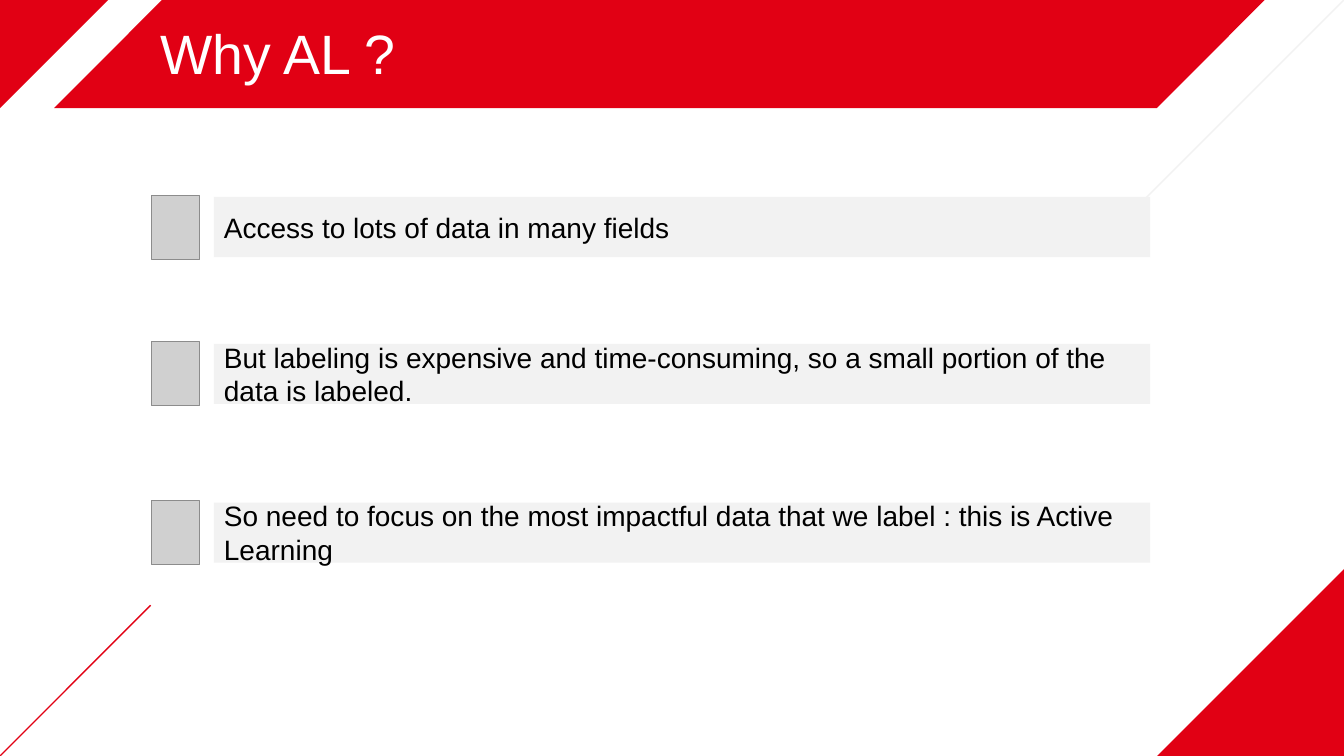
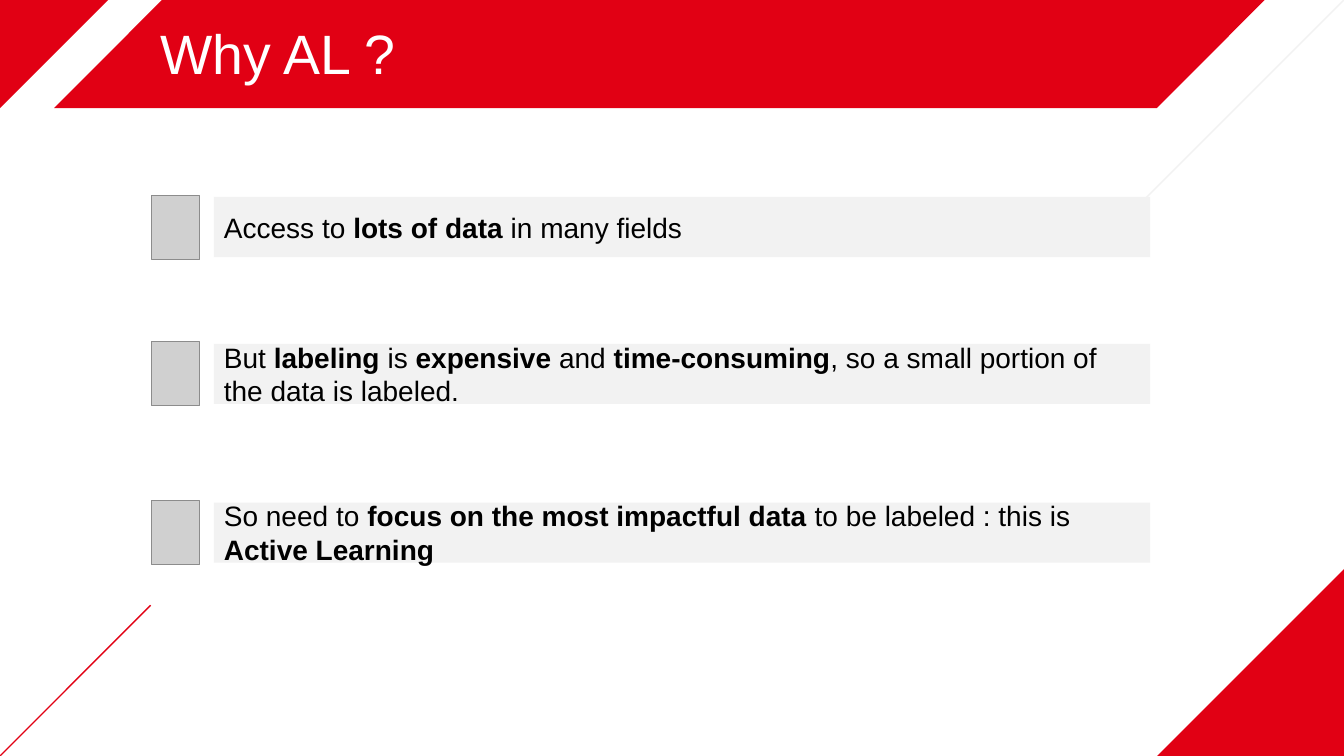
Before and after one commit to ValentinCousin-betclic/active_learning, a slide deck: slide 4 of prez/Présentation Active Learning.pptx. Drawn at 1344x756 pixels with LibreOffice and Linux fonts; fonts in the diff are those of the drawing; grey boxes stand for pictures; background and template pictures are left out. Boxes give left, top, right and bottom in pixels: in the first picture for what was removed or moved away, otherwise in the second. Text is boxed around its words. In the diff, an @@ line names an element or a change of style, - is before the commit and + after.

```diff
--- a/prez/Présentation Active Learning.pptx
+++ b/prez/Présentation Active Learning.pptx
@@ rectangle "Access to lots of data ..." at [214, 197, 1150, 257]: bold on in "lots of data" @@
@@ rectangle "But labeling is expensive and ..." at [214, 344, 1150, 404]: bold on in "labeling expensive time-consuming," @@
@@ text in rectangle at [224, 505, 1070, 565]: text changed; bold on @@
-So need to focus on the most impactful data that we label : this is Active Learning
+So need to focus on the most impactful data to be labeled : this is Active Learning
```
Also in this commit, not shown: 9 other slides changed, 1 other file.
